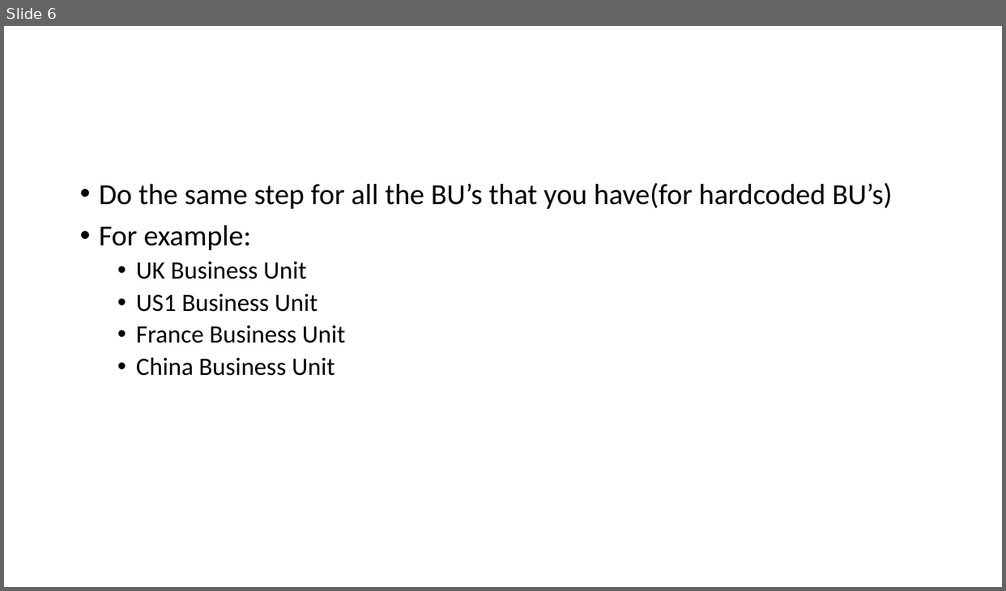
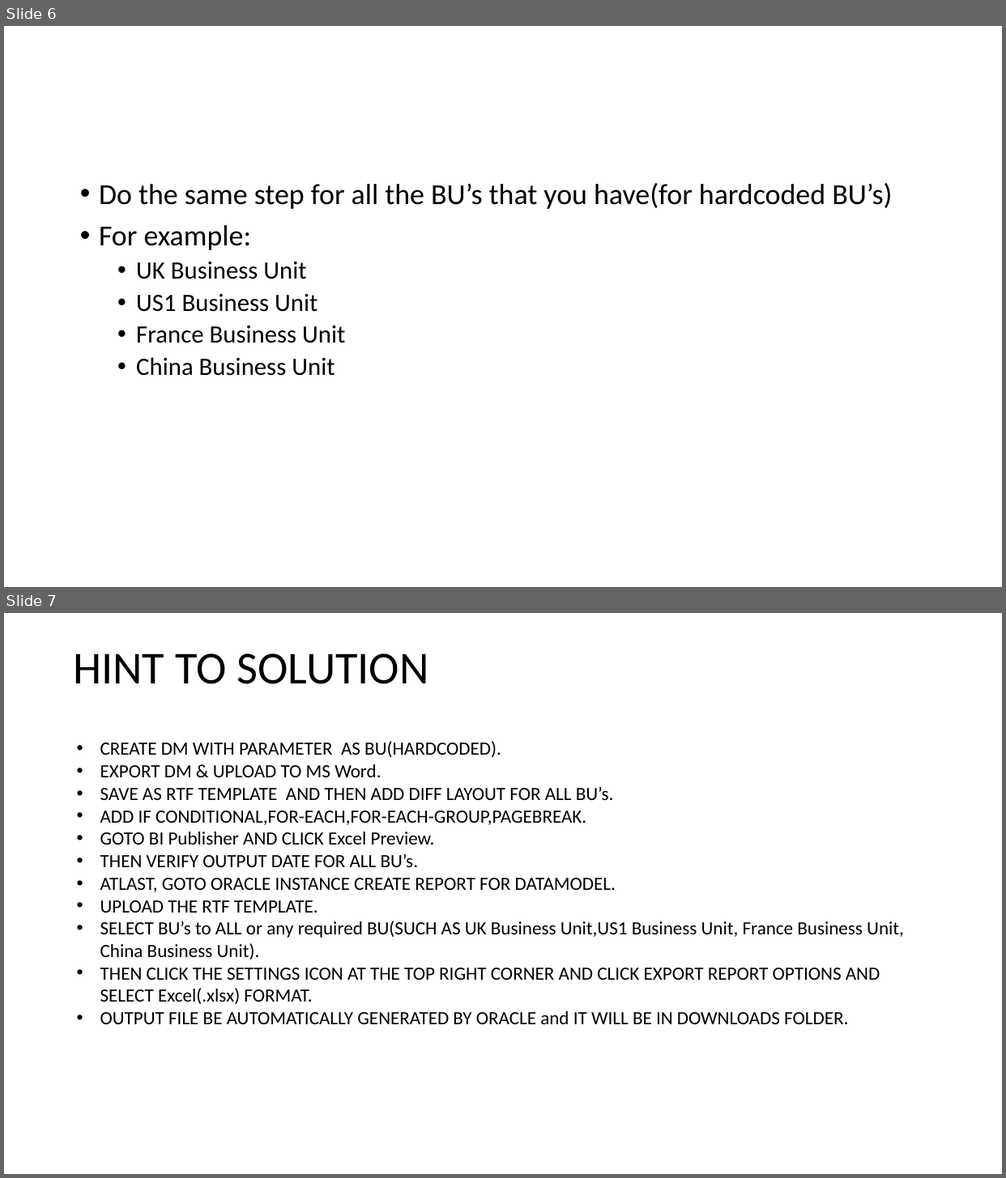
Before and after one commit to kavinkavin16/Fusion-, a slide deck: 24 June/EXCEL task2 documentation/EXCEL SCENARIO TASK2 documentation.pptx. Shown one above the other, each under a label of ours: slide 6 before the commit, slides 6 and 7 after it. The pictures are 1006x591 and 1006x1178 pixels, drawn with LibreOffice and Linux fonts; fonts in the diff are those of the drawing. Boxes give left, top, right and bottom in pixels: in the first picture for what was removed or moved away, otherwise in the second. Text is boxed around its words. In the diff, an @@ line names an element or a change of style, - is before the commit and + after.

```diff
--- a/24 June/EXCEL task2 documentation/EXCEL SCENARIO TASK2 documentation.pptx
+++ b/24 June/EXCEL task2 documentation/EXCEL SCENARIO TASK2 documentation.pptx
@@ slide 7 added at <box>4,613,1002,1174</box>, background #FFFFFF @@
@@ title added at <box>73,653,429,684</box>, 44 pt, text #000000 @@
+HINT TO SOLUTION
@@ text added at <box>100,741,904,1024</box>, 18 pt, text #000000 @@
+• CREATE DM WITH PARAMETER AS BU(HARDCODED).
+• EXPORT DM & UPLOAD TO MS Word.
+• SAVE AS RTF TEMPLATE AND THEN ADD DIFF LAYOUT FOR ALL BU’s.
+• ADD IF CONDITIONAL,FOR-EACH,FOR-EACH-GROUP,PAGEBREAK.
+• GOTO BI Publisher AND CLICK Excel Preview.
+• THEN VERIFY OUTPUT DATE FOR ALL BU’s.
+• ATLAST, GOTO ORACLE INSTANCE CREATE REPORT FOR DATAMODEL.
+• UPLOAD THE RTF TEMPLATE.
+• SELECT BU’s to ALL or any required BU(SUCH AS UK Business Unit,US1 Business Unit, France Business Unit, China Business Unit).
+• THEN CLICK THE SETTINGS ICON AT THE TOP RIGHT CORNER AND CLICK EXPORT REPORT OPTIONS AND SELECT Excel(.xlsx) FORMAT.
+• OUTPUT FILE BE AUTOMATICALLY GENERATED BY ORACLE and IT WILL BE IN DOWNLOADS FOLDER.
```
Also in this commit, not shown: 2 slides changed, 9 other files.
